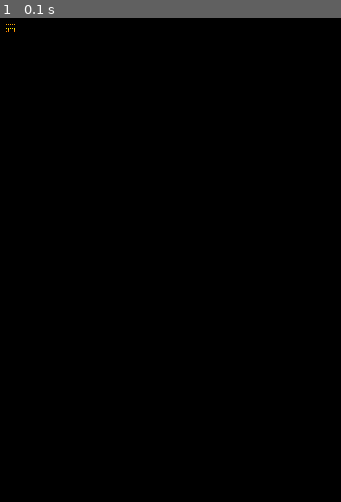
Above: before the commit, frame 1.
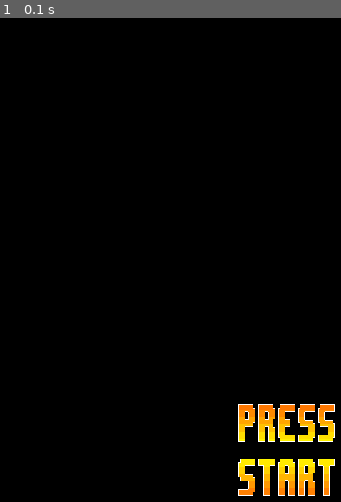
Above: after the commit, the same moment.

Repository: GustavoTavaresBraga/DesSoft-2023.1-Pygame
Game: pygame game, started from Crossy Chicken.py
Two runs of this game, one before a commit and one after it. Both use one fixed random seed, a clock stepped at 60 frames per second and the inputs below.
Inputs:
- Up to frame 1 (0.1 s): no input

The runs differ from the first frame. In frame 1, 2.8% of the frame differs, in the area x 1-99%, y 1-99%.

Commit message:
ajustando

Diff:
--- a/init_screen.py
+++ b/init_screen.py
@@ -5,7 +5,7 @@
 
 def init_screen(screen):
 
-    start_position = (20, 20)
+    start_position = (250, 400)
 
     clock = pygame.time.Clock()
 
--- a/sprites.py
+++ b/sprites.py
@@ -5,5 +5,5 @@
     'agua': pygame.transform.scale(pygame.image.load('sprites/agua.png'), (50, 50)),
     'trilho': pygame.transform.scale(pygame.image.load('sprites/trilho.png'), (50, 50)),
     'barco': pygame.transform.scale(pygame.image.load('sprites/barco.png'), (50, 50)),
-    'start': pygame.transform.scale(pygame.image.load('sprites/start.png'), (10, 10))
+    'start': pygame.transform.scale(pygame.image.load('sprites/start.png'), (100, 100))
 }
